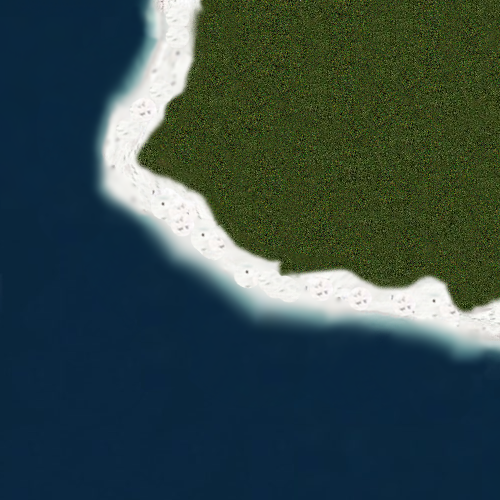
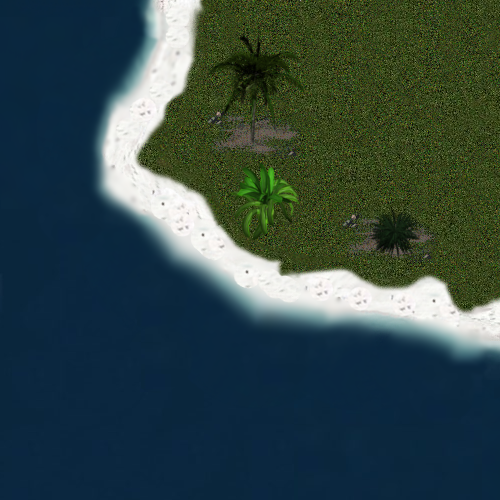
Revision of a layered 500 × 500 image; what changed, layer by layer:
added layer "Clipboard#2" above "Clipboard#5" over [368, 209, 422, 260]
added layer "Clipboard#5" above "Clipboard#4" over [228, 162, 301, 240]
added layer "Clipboard#4" above "Clipboard#3" over [206, 34, 306, 144]
added layer "Clipboard#3" above "Clipboard#1" over [341, 211, 437, 268]
added layer "Clipboard#1" above "Clipboard" over [206, 108, 302, 165]
